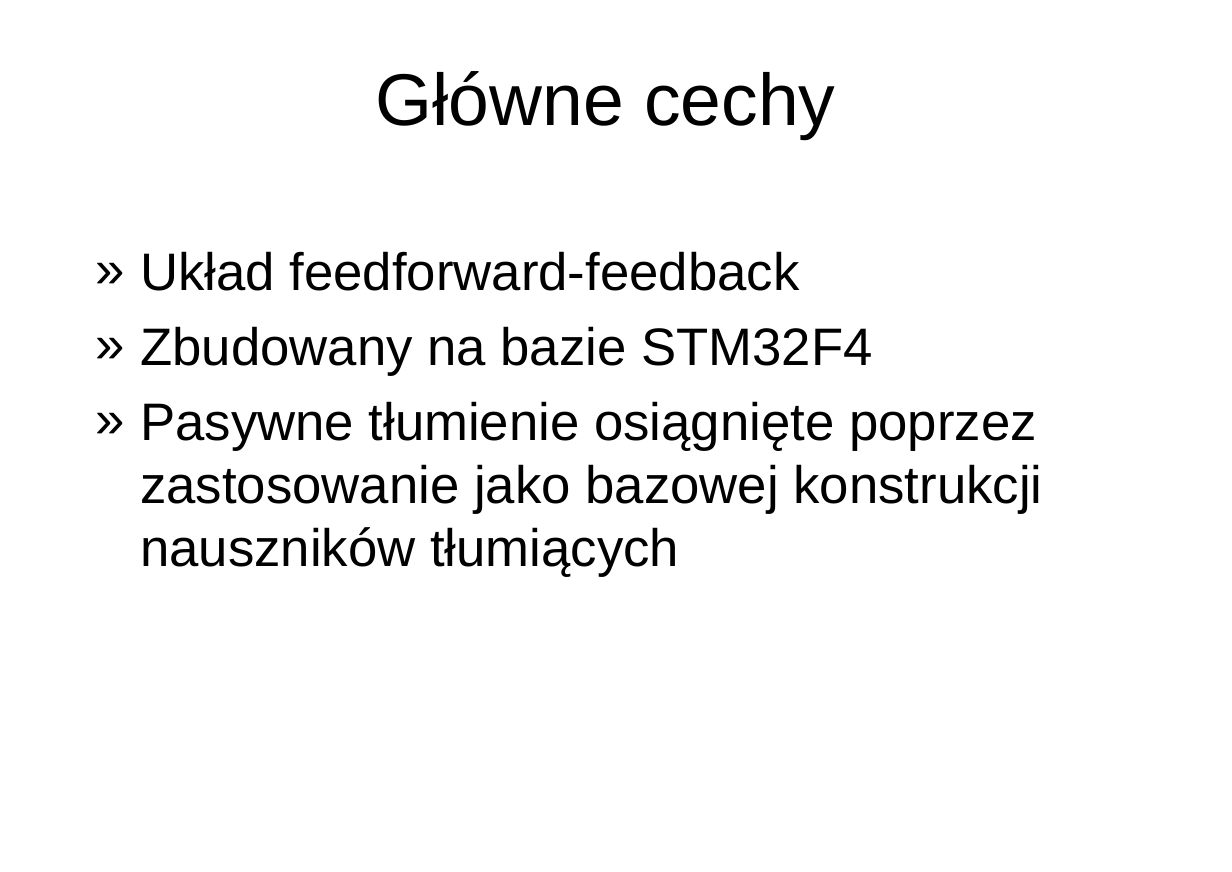
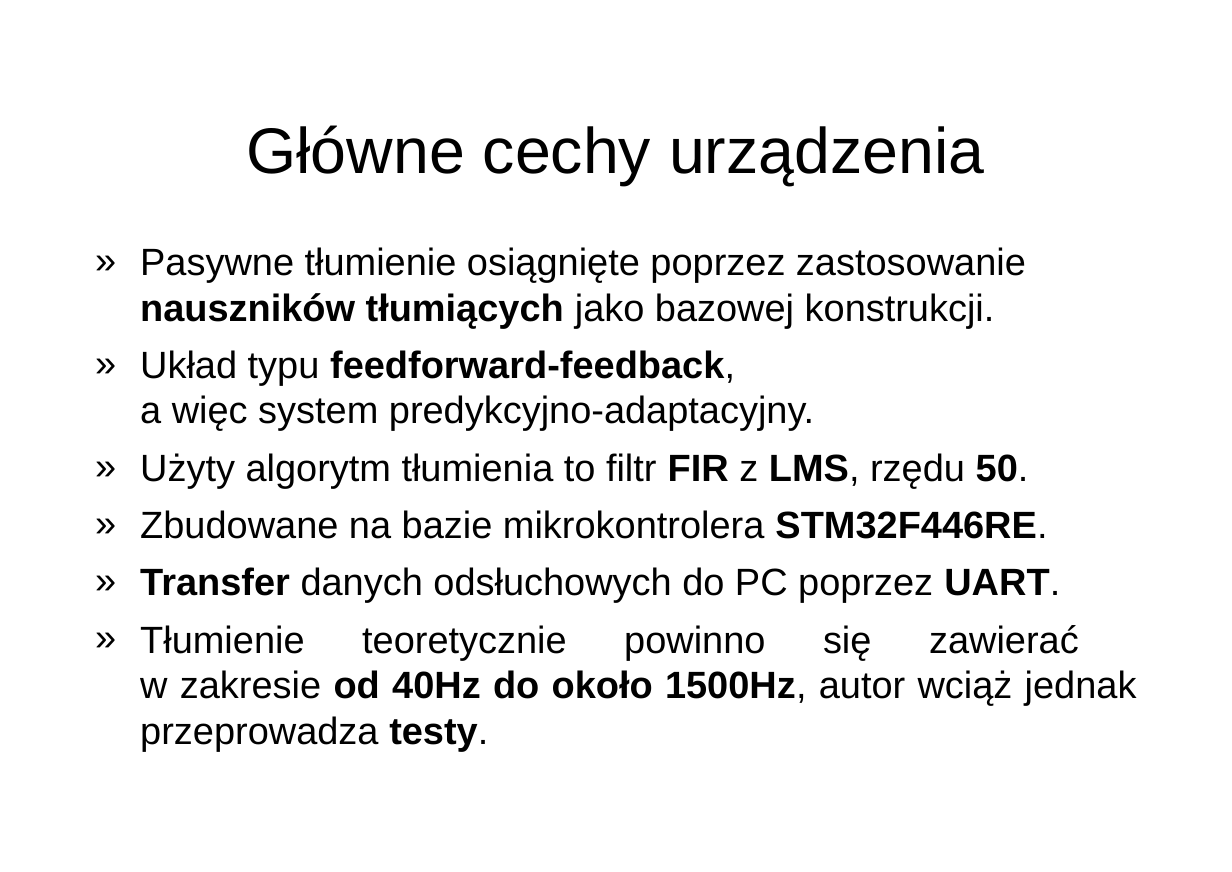
Before and after one commit to Stchena/ANC-Thesis, a slide deck: slide 5 of Assets/prezentacja_prototyp_ukladu_aktywnej_redukcji_poziomu_halasu.ppt (slide 2 before the commit). Drawn at 1232x872 pixels with LibreOffice and Linux fonts; fonts in the diff are those of the drawing; background and template pictures are left out. Boxes give left, top, right and bottom in pixels: in the first picture for what was removed or moved away, otherwise in the second. Text is boxed around its words. In the diff, an @@ line names an element or a change of style, - is before the commit and + after.

Commit message:
Fixing minor mistakes, formatting text and modifying the presentation.
Summary:
- Fixes
- New assets
- Changed formatting in a few spots
- Modified presentation
- Removed the copyright clausule from titlepage, it is an attachment now

```diff
--- a/Assets/prezentacja_prototyp_ukladu_aktywnej_redukcji_poziomu_halasu.ppt
+++ b/Assets/prezentacja_prototyp_ukladu_aktywnej_redukcji_poziomu_halasu.ppt
@@ title at bbox=[247, 125, 984, 185]: text changed; size 50 to 44 pt @@
-Główne cechy
+Główne cechy urządzenia
@@ text at bbox=[140, 247, 1137, 751]: text changed; size 36 to 25.9 pt @@
-» Układ feedforward-feedback
-» Zbudowany na bazie STM32F4
-» Pasywne tłumienie osiągnięte poprzez zastosowanie jako bazowej konstrukcji nauszników tłumiących
+» Pasywne tłumienie osiągnięte poprzez zastosowanie nauszników tłumiących jako bazowej konstrukcji.
+» Układ typu feedforward-feedback,
+  a więc system predykcyjno-adaptacyjny.
+» Użyty algorytm tłumienia to filtr FIR z LMS, rzędu 50.
+» Zbudowane na bazie mikrokontrolera STM32F446RE.
+» Transfer danych odsłuchowych do PC poprzez UART.
+» Tłumienie teoretycznie powinno się zawierać
+  w zakresie od 40Hz do około 1500Hz, autor wciąż jednak przeprowadza testy.
```
Also in this commit, not shown: 1 other slide changed, 10 slides added, 8 slides removed, 12 other files.
